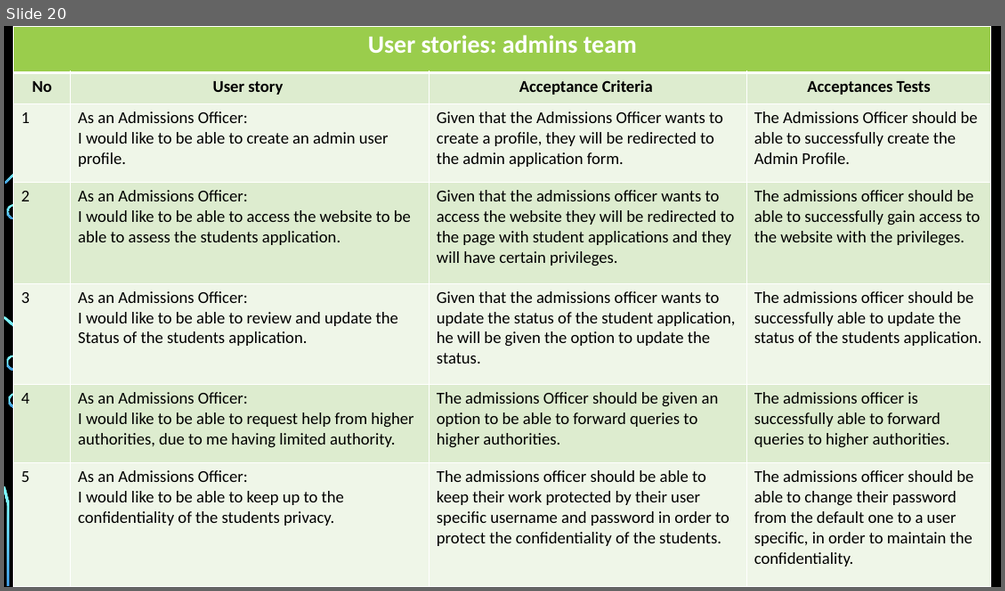
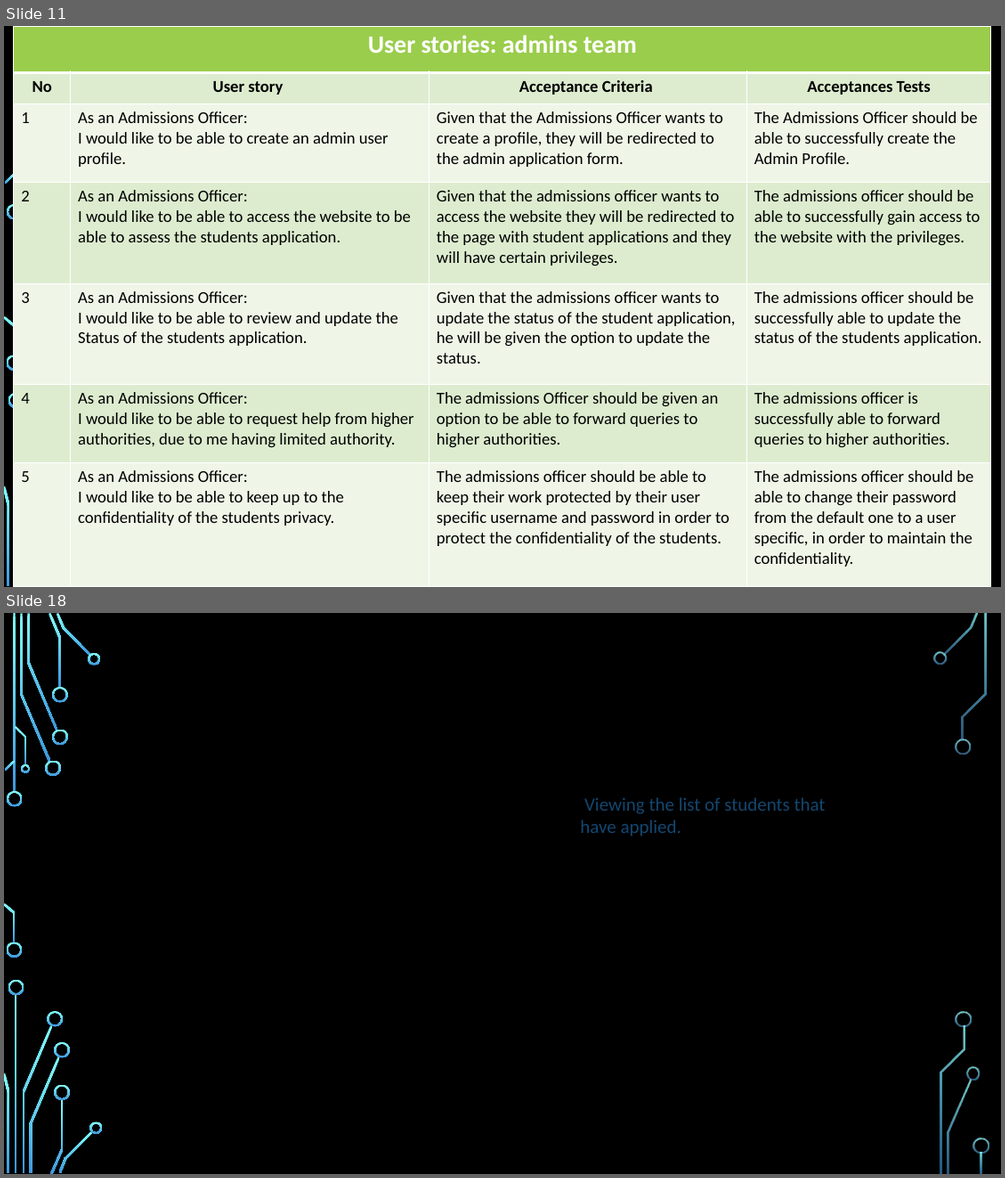
Before and after one commit to RahulPurbhoo/Capstone-Project, a slide deck: Capstone _Project.pptx. Shown one above the other, each under a label of ours: slide 20 before the commit, slides 11 and 18 after it; the slides between them are not shown. The pictures are 1005x591 and 1005x1178 pixels, drawn with LibreOffice and Linux fonts; fonts in the diff are those of the drawing; background and template pictures are left out. Boxes give left, top, right and bottom in pixels: in the first picture for what was removed or moved away, otherwise in the second. Text is boxed around its words. In the diff, an @@ line names an element or a change of style, - is before the commit and + after.

```diff
--- a/Capstone _Project.pptx
+++ b/Capstone _Project.pptx
@@ slide 18 added at (4, 613, 1001, 1174), background picture (left out); not listed: 36 template elements that a slide beside it also shows @@
@@ text added at (580, 797, 825, 836), 18 pt, text #134770 @@
+Viewing the list of students that have applied.
@@ what was slide 20 is now slide 11 @@
```
Also in this commit, not shown: 4 slides changed, 10 other slides added, 11 slides removed, 1 other file.
